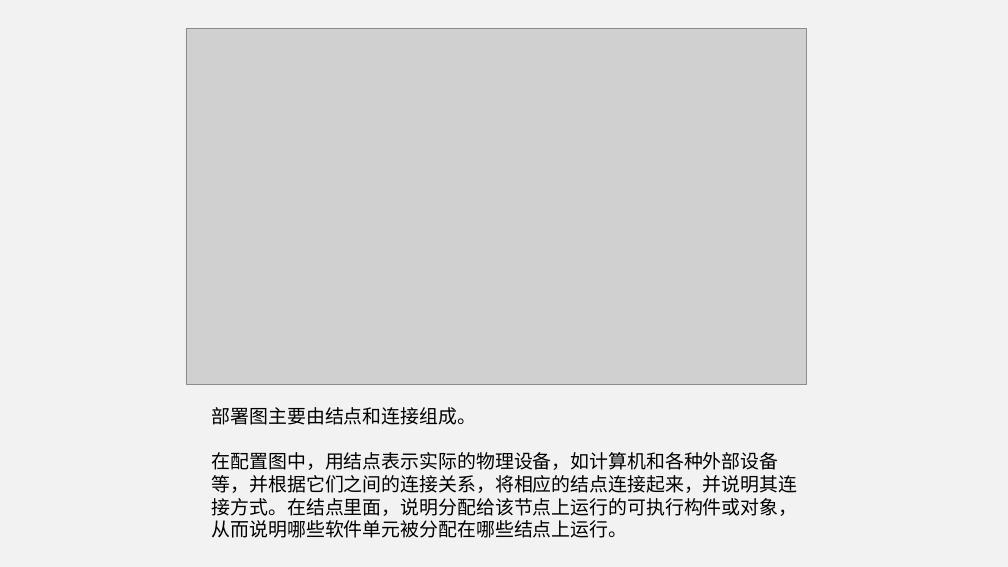
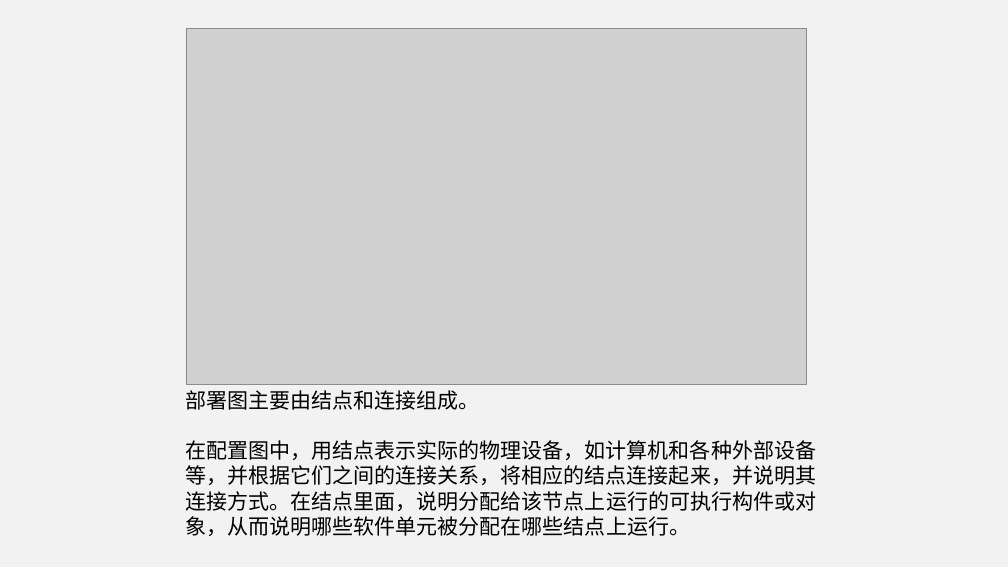
Before and after one commit to PRD2018-G09/Educational-Website, a slide deck: slide 36 of 受控文档/翻转课堂PPT/PRD2018-G09-翻转课堂PPT 各类图介绍.ppt. Drawn at 1008x567 pixels with LibreOffice and Linux fonts; fonts in the diff are those of the drawing; grey boxes stand for pictures. Boxes give left, top, right and bottom in pixels: in the first picture for what was removed or moved away, otherwise in the second. Text is boxed around its words. In the diff, an @@ line names an element or a change of style, - is before the commit and + after.

```diff
--- a/受控文档/翻转课堂PPT/PRD2018-G09-翻转课堂PPT 各类图介绍.ppt
+++ b/受控文档/翻转课堂PPT/PRD2018-G09-翻转课堂PPT 各类图介绍.ppt
@@ text "部署图主要由结点和连接组成。": place and size @@
-text "部署图主要由结点和连接组成。" at box(212, 407, 798, 538)
+text "部署图主要由结点和连接组成。" at box(185, 390, 816, 536)
@@ text "部署图主要由结点和连接组成。" at box(185, 390, 816, 536): size 18 to 20 pt @@
```
Also in this commit, not shown: 8 other slides changed, 9 other files.
